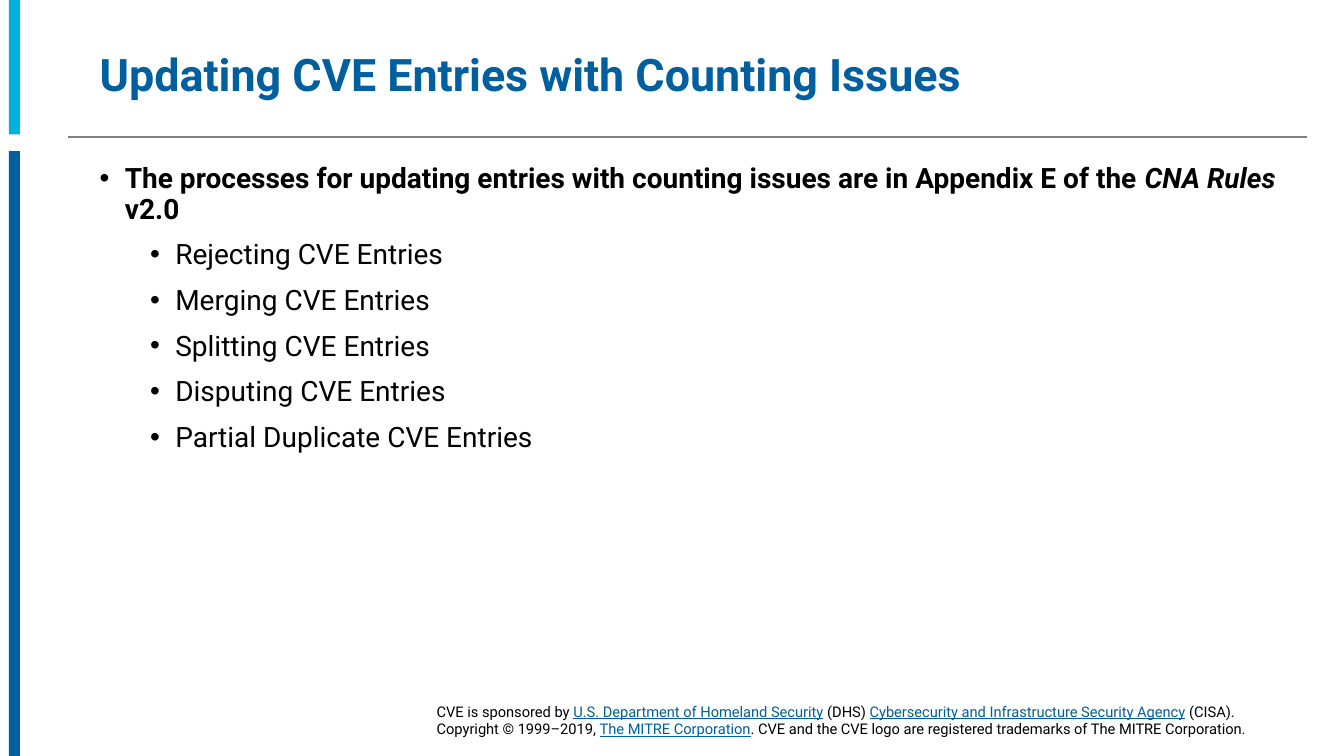
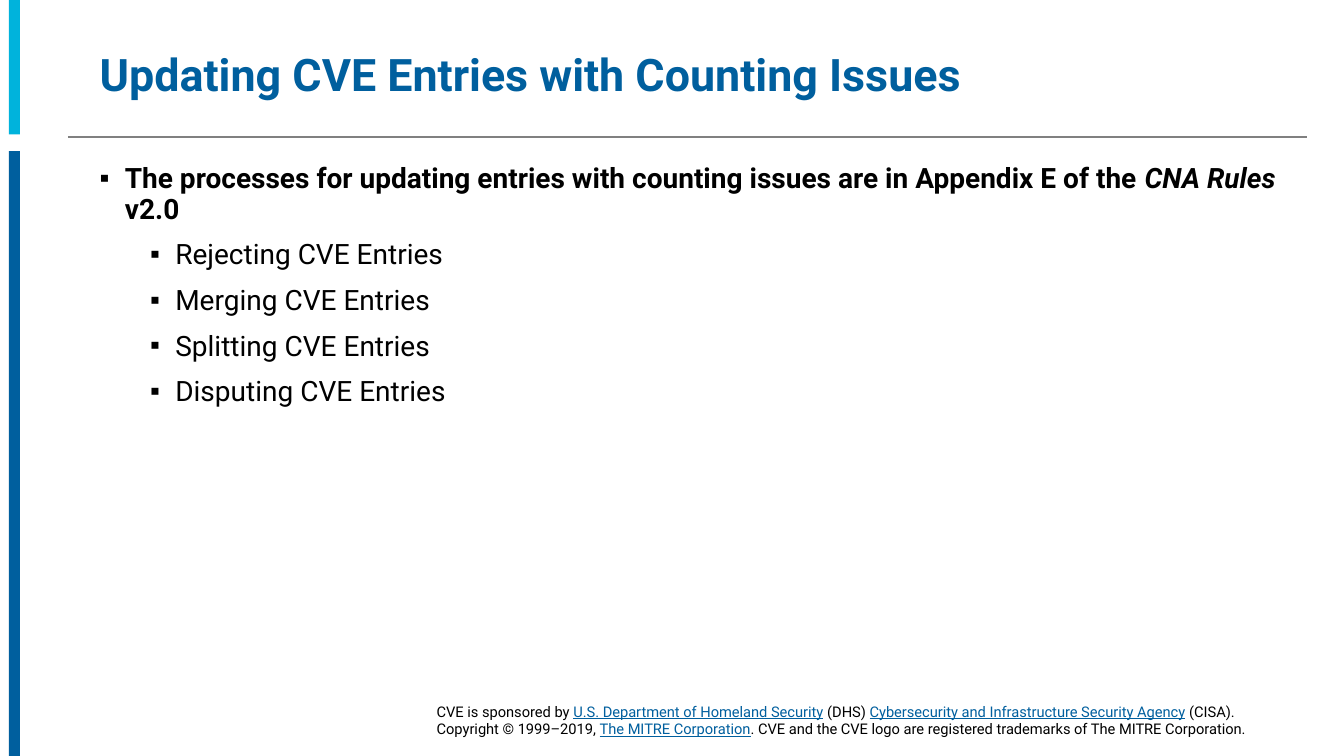
Before and after one commit to CVEProject/cveproject.github.io, a slide deck: slide 38 of docs/cna/CNA_Processes.pptx (slide 37 before the commit). Drawn at 1344x756 pixels with LibreOffice and Linux fonts; fonts in the diff are those of the drawing; background and template pictures are left out. Boxes give left, top, right and bottom in pixels: in the first picture for what was removed or moved away, otherwise in the second. Text is boxed around its words. In the diff, an @@ line names an element or a change of style, - is before the commit and + after.

Commit message:
Upload CNA Processes.pptx
Upload CNA Processes.pptx 10/2/19

```diff
--- a/docs/cna/CNA_Processes.pptx
+++ b/docs/cna/CNA_Processes.pptx
@@ text "The processes for updating entries ..." at box(125, 166, 1275, 407): bullet • to ▪ @@
@@ text at box(175, 426, 532, 453): paragraph removed @@
-  • Partial Duplicate CVE Entries
```
Also in this commit, not shown: 16 other slides changed, 2 slides added, 2 slides removed.
